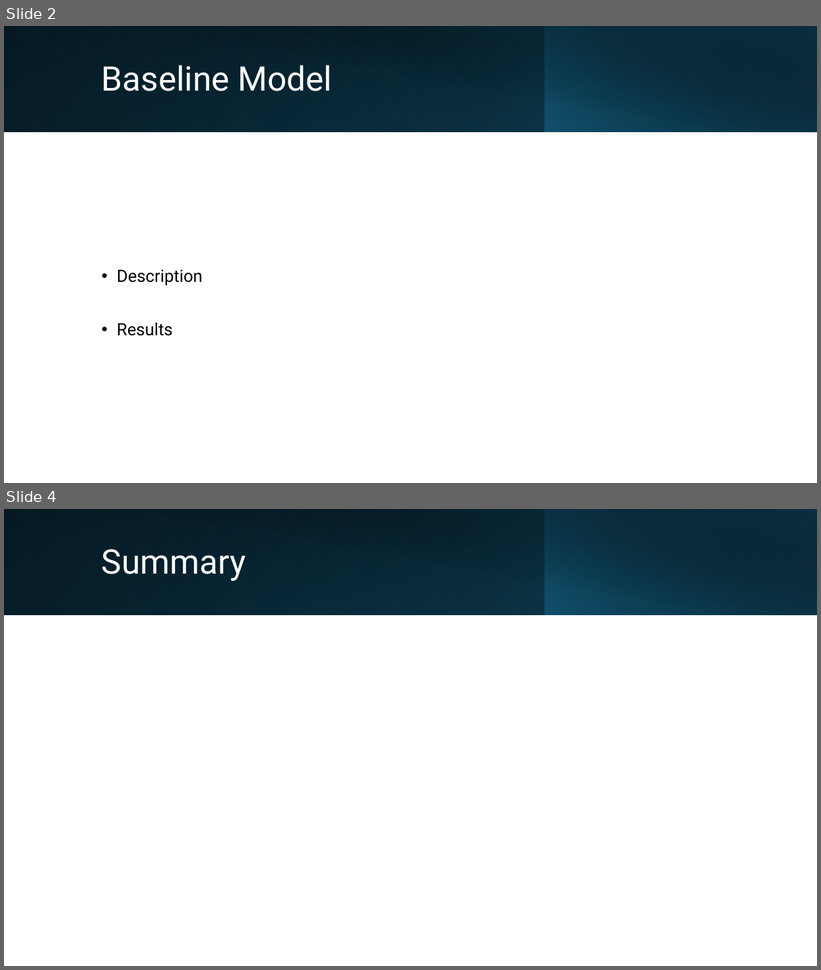
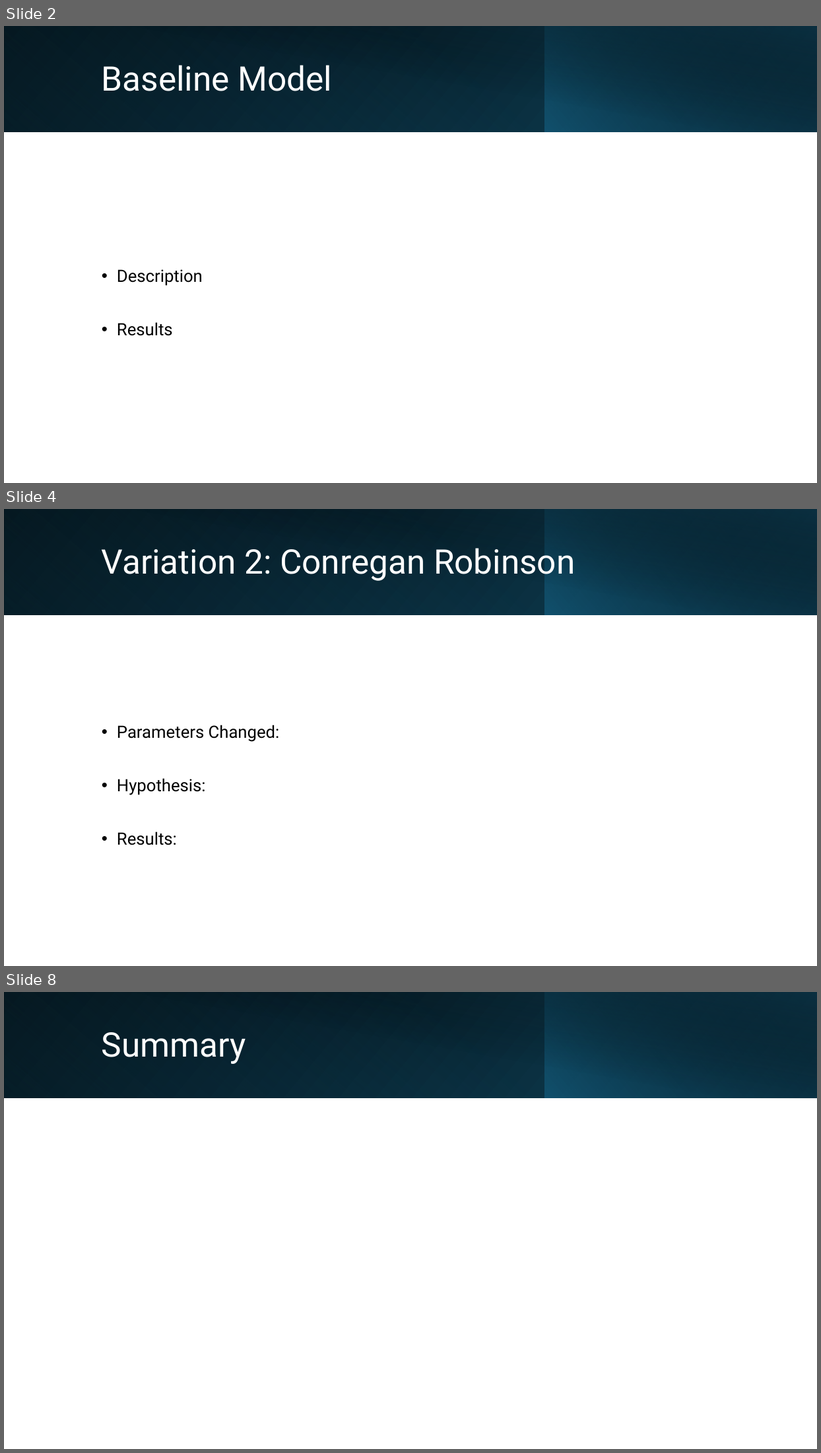
Before and after one commit to elliotmai/IN501-Unit-9-Assignment, a slide deck: IN501_Mai_Robinson_Samos_Turner_Vega_Unit9_Assignment.pptx. Shown one above the other, each under a label of ours: slides 2 and 4 before the commit, slides 2, 4 and 8 after it; the slides between them are not shown. The pictures are 821x970 and 821x1453 pixels, drawn with LibreOffice and Linux fonts; fonts in the diff are those of the drawing. Boxes give left, top, right and bottom in pixels: in the first picture for what was removed or moved away, otherwise in the second. Text is boxed around its words. In the diff, an @@ line names an element or a change of style, - is before the commit and + after.

```diff
--- a/IN501_Mai_Robinson_Samos_Turner_Vega_Unit9_Assignment.pptx
+++ b/IN501_Mai_Robinson_Samos_Turner_Vega_Unit9_Assignment.pptx
@@ slide 4 added at [4, 509, 817, 966], background #FFFFFF @@
@@ rectangle added at [4, 509, 817, 615], fill gradient #000000 to #104862 @@
@@ rectangle added at [4, 509, 546, 615], fill gradient #156082 to #0B3041 @@
@@ rectangle added at [34, 509, 817, 616], fill gradient #000000 to #0B3041 @@
@@ rectangle added at [545, 509, 817, 615], fill gradient #156082 to #000000 @@
@@ title added at [102, 548, 575, 581], 40 pt, text #FFFFFF @@
+Variation 2: Conregan Robinson
@@ text added at [117, 725, 280, 846], 20 pt, text #000000 @@
+• Parameters Changed:
+• Hypothesis:
+• Results:
@@ what was slide 4 is now slide 8 @@
```
Also in this commit, not shown: 1 slide changed, 3 other slides added, 3 other files.
